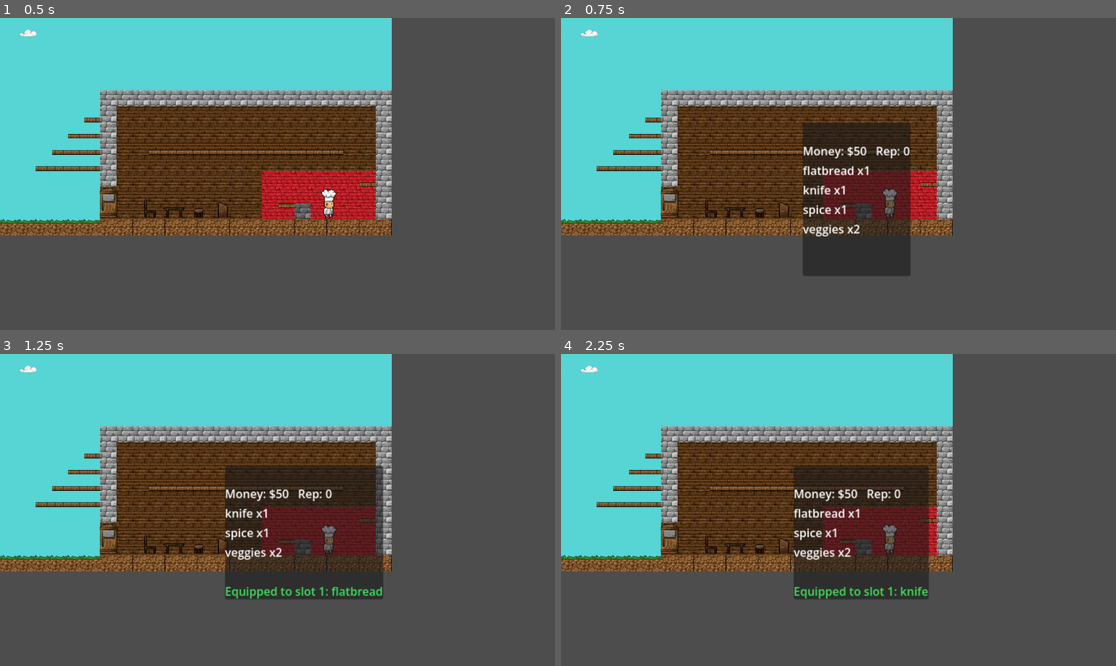
Above: before the commit, frames 1-4 (two rows, left to right).
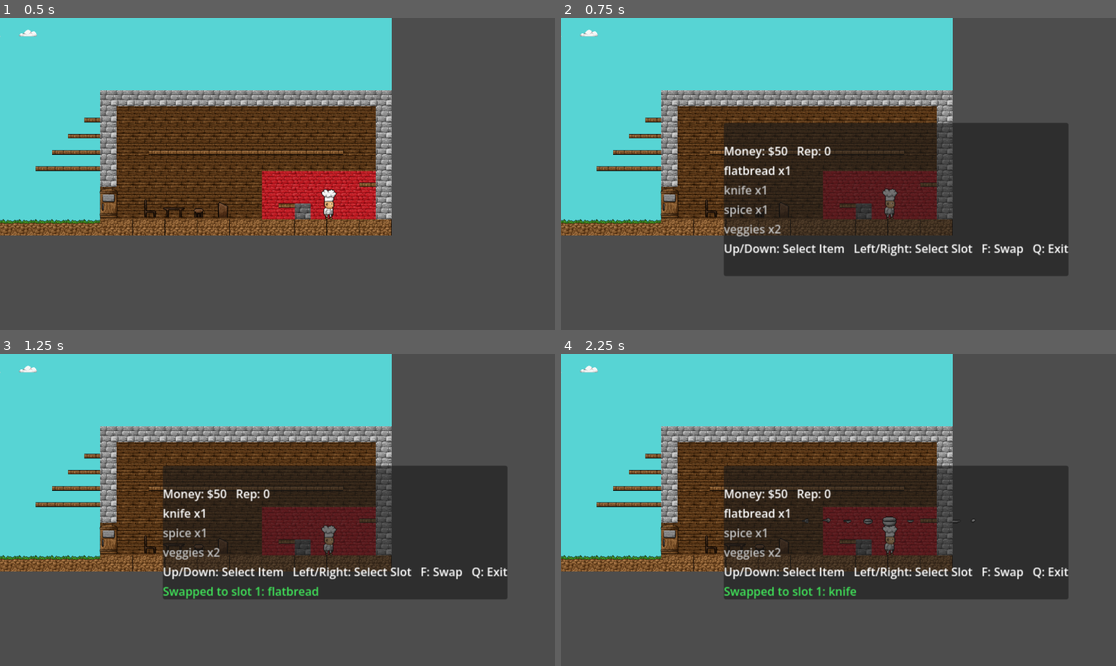
Above: after the commit, the same moments.

Repository: AbstrAct404/Week4-ServeOrSlaughter
Game: Godot game, scene res://tscn/map.tscn
The game is run twice, just before and just after one commit, with the same random seed, the same clock (stepped at 60 frames per second) and the same inputs.
Inputs:
- Up to frame 1 (0.5 s): no input
- Up to frame 2 (0.75 s): hold Right (ui_right) from 0.53 s (still down); hold B (open_bag) from 0.53 s (still down)
- Up to frame 3 (1.25 s): keep holding Right (ui_right); keep holding B (open_bag); tap W (jump) at 0.77 s; tap F (swap_hotbar) at 0.8 s
- Up to frame 4 (2.25 s): release B (open_bag) at 1.28 s; tap F (swap_hotbar) at 1.35 s; tap W (jump) at 1.52 s; tap B (open_bag) at 1.55 s; release Right (ui_right) at 2.03 s; hold Left (ui_left) from 2.03 s (still down); hold 1 (hotbar_1) from 2.03 s (still down)

Frame 1 is identical in both runs. In frame 2, 21% of the frame differs, in the area x 29-92%, y 33-83%; in frame 3, 15%; in frame 4, 17%.

Commit message:
Added customers and related systems.

Diff:
--- a/tscn/customer.gd
+++ b/tscn/customer.gd
@@ -5,6 +5,12 @@
 enum State { QUEUE, ENTERING, WAITING, LEAVING, PANIC, DEAD }
 
 @export var race: Race = Race.HUMAN
+@export var patience_max: float = 20.0
+
+var patience_left: float = 0.0
+var patience_running: bool = false
+
+@onready var patience_bar: ProgressBar = $"Patience"
 
 # For now:
 # - Monster/Human want any meat
@@ -38,6 +44,11 @@
 	collision_layer = 4
 	_pick_want()
 	_refresh_visual()
+	if patience_bar:
+		patience_bar.visible = false
+		patience_bar.min_value = 0.0
+		patience_bar.max_value = 1.0
+		patience_bar.value = 1.0
 
 func _pick_want() -> void:
 	if race == Race.ANIMAL:
@@ -81,6 +92,7 @@
 	state = State.PANIC
 	_leave_requested = true
 	_leave_wait = 0.0
+	_stop_patience()
 	if desire_label:
 		desire_label.text = "PANIC!"
 
@@ -135,6 +147,9 @@
 
 	# waiting logic
 	if state == State.WAITING:
+		if global_position.distance_to(target_pos) <= 2.0:
+			state = State.WAITING
+			_start_patience()
 		# after 30s -> leave
 		if get_elapsed_in_shop() >= 30.0:
 			_leave_requested = true
@@ -160,6 +175,21 @@
 			if manager.is_at_exit(global_position):
 				manager.on_customer_left(self)
 
+	if patience_running:
+		patience_left -= delta
+		var t = clamp(patience_left / patience_max, 0.0, 1.0)
+		if patience_bar:
+			patience_bar.value = t
+
+		if patience_left <= 0.0:
+			patience_left = 0.0
+			patience_running = false
+			if patience_bar:
+				patience_bar.value = 0.0
+			# notify manager once
+			if manager != null:
+				manager.on_customer_patience_expired(self)
+
 func interact(player: Node) -> void:
 	if manager and manager.has_method("on_customer_interact"):
 		manager.on_customer_interact(self, player)
@@ -168,11 +198,26 @@
 func on_player_submit(player: Node) -> void:
 	if manager and manager.has_method("on_customer_submit"):
 		manager.on_customer_submit(self, player)
+	_stop_patience()
 
 func on_player_kill(player: Node) -> void:
 	if manager and manager.has_method("on_customer_kill"):
 		manager.on_customer_kill(self, player)
+	_stop_patience()
 
 func mark_dead() -> void:
 	state = State.DEAD
+	_stop_patience()
 	queue_free()
+
+func _start_patience() -> void:
+	patience_left = patience_max
+	patience_running = true
+	if patience_bar:
+		patience_bar.visible = true
+		patience_bar.value = 1.0
+
+func _stop_patience() -> void:
+	patience_running = false
+	if patience_bar:
+		patience_bar.visible = false
--- a/tscn/customer.tscn
+++ b/tscn/customer.tscn
@@ -1,23 +1,34 @@
-[gd_scene format=3]
+[gd_scene format=3 uid="uid://cxgcd4nkmfkuc"]
 
-[ext_resource type="Script" path="res://tscn/customer.gd" id="1"]
-[ext_resource type="Texture2D" path="res://Assets/Fruit.png" id="2"]
+[ext_resource type="Script" uid="uid://bo1j5ja8radk0" path="res://tscn/customer.gd" id="1"]
+[ext_resource type="Texture2D" uid="uid://d5vsatc421im" path="res://Assets/Fruit.png" id="2"]
 
 [sub_resource type="CircleShape2D" id="CircleShape2D_1"]
 radius = 14.0
 
-[node name="Customer" type="Area2D"]
+[node name="Customer" type="Area2D" unique_id=270144102]
 collision_layer = 4
 collision_mask = 0
 script = ExtResource("1")
 
-[node name="CollisionShape2D" type="CollisionShape2D" parent="."]
+[node name="CollisionShape2D" type="CollisionShape2D" parent="." unique_id=1142070736]
 shape = SubResource("CircleShape2D_1")
 
-[node name="Sprite2D" type="Sprite2D" parent="."]
+[node name="Sprite2D" type="Sprite2D" parent="." unique_id=24892750]
+scale = Vector2(0.35, 0.35)
 texture = ExtResource("2")
-scale = Vector2(0.35, 0.35)
 
-[node name="DesireLabel" type="Label" parent="."]
-position = Vector2(-40, -40)
+[node name="DesireLabel" type="Label" parent="." unique_id=420691451]
+offset_left = -40.0
+offset_top = -40.0
+offset_right = -40.0
+offset_bottom = -40.0
 text = "WANT"
+
+[node name="Patience" type="ProgressBar" parent="." unique_id=776907828]
+offset_left = -10.0
+offset_top = 16.0
+offset_right = 10.0
+offset_bottom = 21.0
+value = 100.0
+show_percentage = false
--- a/tscn/customer_manager.gd
+++ b/tscn/customer_manager.gd
@@ -14,6 +14,7 @@
 @export var exit_marker: NodePath
 @export var max_inside := 4
 @export var max_total := 10
+@export var player_path: NodePath
 
 
 # assumed store interior to the RIGHT of door
@@ -68,14 +69,12 @@
 	add_child(c)
 	c.set_manager(self)
 
-	# 出生点：用 marker 更准（没有 marker 就退回 spawn_pos）
 	var sp := spawn_pos
 	if spawn_marker != NodePath():
 		var n = get_node_or_null(spawn_marker)
 		if n: sp = n.global_position
 	c.global_position = sp
 
-	# race + cost 你原来那段保留
 	var r := randi() % 3
 	c.race = r
 	var cost := 10
@@ -109,6 +108,15 @@
 			if door and door.is_open:
 				front.set_inside_target(_random_inside_pos())
 
+func _all_customers() -> Array[Customer]:
+	var arr: Array[Customer] = []
+	for c in inside:
+		if c != null: arr.append(c)
+	for c in queue:
+		if c != null: arr.append(c)
+	return arr
+
+
 func is_pos_inside(pos: Vector2) -> bool:
 	var door = get_door()
 	if door == null:
@@ -145,8 +153,10 @@
 	var door = get_door()
 	if door == null:
 		return false
-	# if door closed and customer is trying to leave through it, wait 3s then open
-	return not door.is_open
+	if cust != null and cust.state == cust.State.PANIC:
+		return not door.is_open
+	return false
+
 
 # -------- interaction entry --------
 func on_customer_interact(cust, player) -> void:
@@ -250,40 +260,47 @@
 	# witness & reputation penalty
 	var rep_loss := 0
 	if not cust.no_rep_loss_if_killed:
-		var any_witness := _handle_murder_witnesses(cust)
-		if any_witness and not _murder_penalty_used:
-			rep_loss = -10
-			Inventory.add_reputation(rep_loss)
-			_murder_penalty_used = true
+		var should_penalize := _handle_murder_witnesses(cust)
+		if should_penalize and not cust.no_rep_loss_if_killed:
+			Inventory.add_reputation(-10)
 			_toast_player(player, "Witnessed murder! Rep -10")
 			if Inventory.is_game_over():
 				_toast_player(player, "REPUTATION TOO LOW - GAME OVER")
 				get_tree().paused = true
 
+
 	# remove killed customer
 	_remove_customer(cust)
 
-func _handle_murder_witnesses(killed) -> bool:
+func _handle_murder_witnesses(killed: Customer) -> bool:
 	var door = get_door()
 	var door_closed = (door != null and not door.is_open)
 
 	var killed_inside := is_pos_inside(killed.global_position)
-	var any := false
-	for c in customers:
+
+	var any_visible := false
+	var any_calm_visible := false
+
+	for c in _all_customers():
 		if c == killed:
 			continue
 		if c.state == c.State.DEAD:
 			continue
-		# door blocks inside/outside sight
+
 		if door_closed:
 			if is_pos_inside(c.global_position) != killed_inside:
 				continue
-		# witnesses panic and try to leave
+
+		any_visible = true
+		if c.state != c.State.PANIC:
+			any_calm_visible = true
+
 		c.set_panic()
 		c.request_leave()
 		c.target_pos = get_exit_pos()
-		any = true
-	return any
+
+	return any_visible and any_calm_visible
+
 
 func _mark_thief(cust) -> void:
 	# simple visual cue on customer head
@@ -316,18 +333,19 @@
 		cust.queue_free()
 
 
-func _toast_player(player: Node, text: String) -> void:
+func _toast_player(player, text: String) -> void:
 	var ui = get_tree().get_first_node_in_group("ui_manager")
 	if ui == null:
 		return
-	var cam := get_viewport().get_camera_2d()
+
 	var world := Vector2.ZERO
-	if player and player is Node2D:
+	if player != null and player is Node2D:
 		world = player.global_position
-	if cam:
-		ui.show_toast(cam.unproject_position(world + Vector2(0,-50)), text)
-	else:
-		ui.show_toast(Vector2(30,30), text)
+
+	var screen := get_viewport().get_canvas_transform() * (world + Vector2(0, -32))
+	ui.show_toast(screen, text)
+
+
 
 func _queue_slot_pos(i: int) -> Vector2:
 	var base := spawn_pos
@@ -363,3 +381,22 @@
 	queue.append(c)
 	c.state = c.State.QUEUE
 	_reposition_queue()
+
+func on_customer_patience_expired(cust) -> void:
+	if cust == null:
+		return
+	# If already leaving/dead, ignore
+	if cust.state == cust.State.DEAD:
+		return
+
+	Inventory.add_reputation(-4)
+	_toast_player(get_player(), "Rep -4 (impatient customer)")
+
+	# send away normally; door-closed logic (wait 3s) should be inside _send_customer_away
+	_send_customer_away(cust, false)
+
+func get_player() -> Node2D:
+	var p = get_node_or_null(player_path)
+	if p != null and p is Node2D:
+		return p
+	return null
--- a/tscn/map.tscn
+++ b/tscn/map.tscn
@@ -136,21 +136,14 @@
 script = ExtResource("9_custmgr")
 customer_scene = ExtResource("10_custscene")
 door_path = NodePath("Door")
-spawn_pos = null
-queue_dir = null
-queue_spacing = null
-max_customers = null
+max_customers = 10
 spawn_marker = NodePath("../CustSpawn")
 door_outside_marker = NodePath("../DoorOutside")
 inside_min_marker = NodePath("../InsideMin")
 inside_max_marker = NodePath("../InsideMax")
 exit_marker = NodePath("../ExitPos")
-max_inside = null
-max_total = null
-inside_min = null
-inside_max = null
-exit_pos = null
-exit_radius = null
+player_path = NodePath("../Player")
+exit_radius = 10.0
 
 [node name="Dishes" type="Node2D" parent="." unique_id=1258419546]
 
--- a/tscn/ui.gd
+++ b/tscn/ui.gd
@@ -84,6 +84,8 @@
 			return load("res://Assets/meat_wrap.png")
 		"meal_veggie_wrap":
 			return load("res://Assets/veggie_wrap.png")
+		"knife":
+			return load("res://Assets/Silverware.png")
 		_:
 			return load("res://Assets/Fruit.png")
 
@@ -108,17 +110,55 @@
 	_refresh_hud()
 
 
-
 func _unhandled_input(event):
 	if not ui_open:
 		return
-
 
 	if event.is_action_pressed("cancel"):
 		close_ui()
 		get_viewport().set_input_as_handled()
 		return
 
+	# --- Bag mode input mapping ---
+	if mode == "bag":
+		if event.is_action_pressed("ui_up"):
+			_move_selection(-1)
+			get_viewport().set_input_as_handled()
+			return
+		elif event.is_action_pressed("ui_down"):
+			_move_selection(1)
+			get_viewport().set_input_as_handled()
+			return
+		elif event.is_action_pressed("ui_left"):
+			Inventory.set_selected_slot(Inventory.hotbar_selected - 1)
+			_refresh_hud()
+			if current_player and current_player.has_method("_update_held_icon"):
+				current_player._update_held_icon()
+			get_viewport().set_input_as_handled()
+			return
+		elif event.is_action_pressed("ui_right"):
+			Inventory.set_selected_slot(Inventory.hotbar_selected + 1)
+			_refresh_hud()
+			if current_player and current_player.has_method("_update_held_icon"):
+				current_player._update_held_icon()
+			get_viewport().set_input_as_handled()
+			return
+
+		# F swap
+		if event.is_action_pressed("swap_hotbar"):
+			if selection_index >= 0 and selection_index < bag_view_ids.size():
+				var id := bag_view_ids[selection_index]
+				var ok := Inventory.equip_from_bag(id)
+				if ok:
+					_set_status("Swapped to slot %d: %s" % [Inventory.hotbar_selected + 1, id], true)
+				else:
+					_set_status("Cannot swap.", false)
+				_refresh_bag()
+				_refresh_hud()
+			get_viewport().set_input_as_handled()
+			return
+
+	# --- Non-bag modes keep your old behavior ---
 	if event.is_action_pressed("ui_up"):
 		_move_selection(-1)
 		get_viewport().set_input_as_handled()
@@ -137,21 +177,9 @@
 			ignore_next_interact = false
 			get_viewport().set_input_as_handled()
 			return
-
 		_confirm()
 		get_viewport().set_input_as_handled()
 
-
-	if ui_open and mode == "bag" and event.is_action_pressed("swap_hotbar"):
-		if selection_index >= 0 and selection_index < bag_view_ids.size():
-			var id := bag_view_ids[selection_index]
-			var ok := Inventory.equip_from_bag(id)
-			if ok:
-				_set_status("Equipped to slot %d: %s" % [Inventory.hotbar_selected + 1, id], true)
-			else:
-				_set_status("Cannot equip.", false)
-			_refresh_bag()
-			_refresh_hud()
 
 
 
@@ -213,6 +241,8 @@
 		return recipe_list.get_child_count()
 	if mode == "shop":
 		return shop_list.get_child_count()
+	if mode == "bag":
+		return bag_view_ids.size()
 	return 0
 
 func _move_selection(delta: int):
@@ -310,6 +340,7 @@
 	for k in r["needs"].keys():
 		var amt := int(r["needs"][k])
 		if not Inventory.has_item(k, amt):
+			toast_on_player("Not enough ingredients")
 			return
 
 	# consume
@@ -325,9 +356,6 @@
 			_show_dish_on_counter(k)
 			shown = true
 
-
-
-
 	_set_status("Cooked: %s" % r["name"], true)
 
 
@@ -338,6 +366,7 @@
 
 	if Inventory.money < price:
 		_set_status("Not enough money.", false)
+		toast_on_player("Not enough money")
 		return
 
 	Inventory.money -= price
@@ -369,14 +398,16 @@
 
 
 
-#fixed the function so it can refelct real buying action
 func _refresh_bag() -> void:
 	bag_money.text = "Money: $%d   Rep: %d" % [Inventory.money, Inventory.reputation]
 
+	var hint: Label = $BagPanel/VBoxContainer/Hint
+	hint.text = "Up/Down: Select Item   Left/Right: Select Slot   F: Swap   Q: Exit"
+
 	for c in bag_list.get_children():
 		c.queue_free()
 
-	bag_view_ids.clear()  # <-- move clear HERE
+	bag_view_ids.clear()
 
 	var keys := Inventory.bag.keys()
 	keys.sort()
@@ -385,10 +416,22 @@
 		var amt := int(Inventory.bag.get(k, 0))
 		if amt <= 0:
 			continue
+
+		bag_view_ids.append(k)
+
 		var line := Label.new()
-		bag_view_ids.append(k)
 		line.text = "%s x%d" % [k, amt]
+
+		var idx := bag_view_ids.size() - 1
+		line.modulate = Color(1,1,1,1) if idx == selection_index else Color(0.75,0.75,0.75,1)
+
 		bag_list.add_child(line)
+
+	if bag_view_ids.size() == 0:
+		selection_index = 0
+	else:
+		selection_index = clamp(selection_index, 0, bag_view_ids.size() - 1)
+
 
 
 #------------------------------------Cooking------------------------------------
@@ -617,3 +660,14 @@
 	_lock_player(false)
 	_cust_current_customer = null
 	_cust_current_player = null
+
+func toast_on_player(text: String) -> void:
+	var player := get_tree().current_scene.get_node_or_null("Player")
+	if player == null:
+		# fallback top-left
+		show_toast(Vector2(30, 30), text)
+		return
+
+	var world := (player as Node2D).global_position + Vector2(0, -32)
+	var screen := get_viewport().get_canvas_transform() * world
+	show_toast(screen, text)
Not shown: 1 places in tscn/map.tscn that only renumber resources
Not shown, changed: .DS_Store
